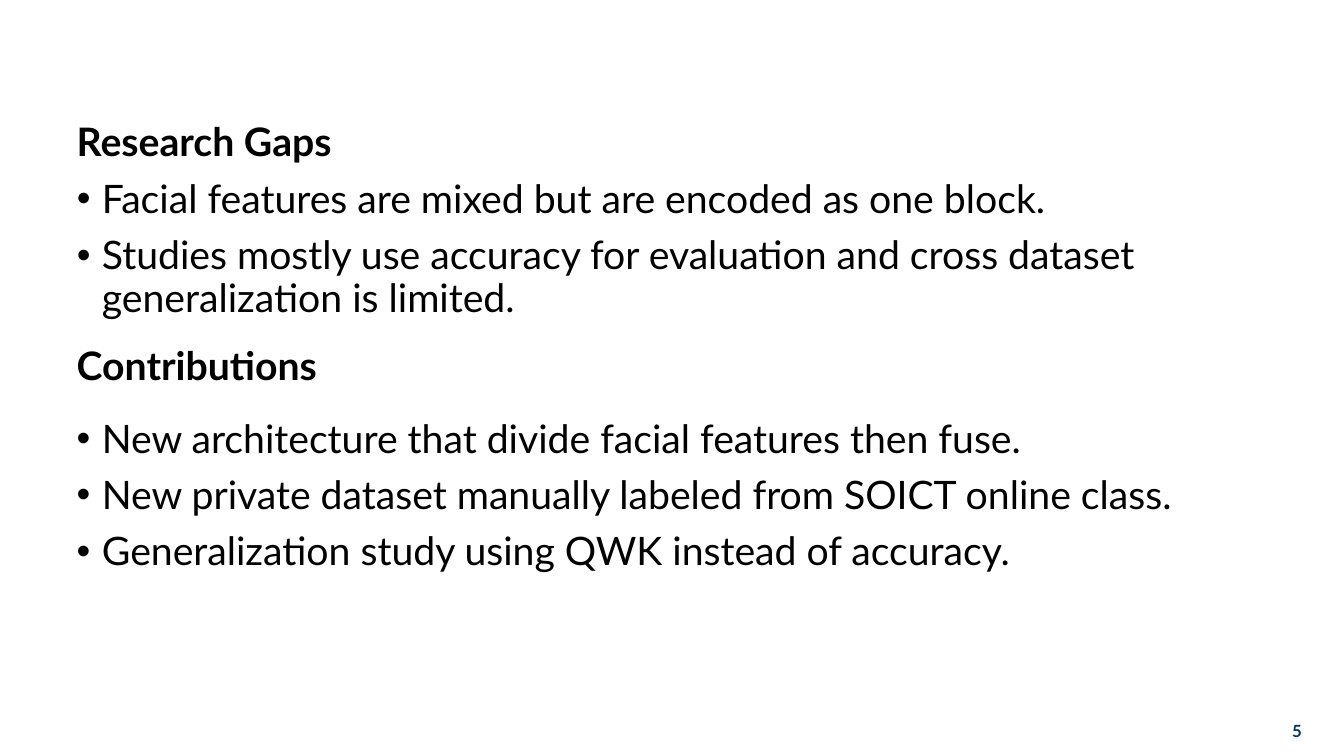
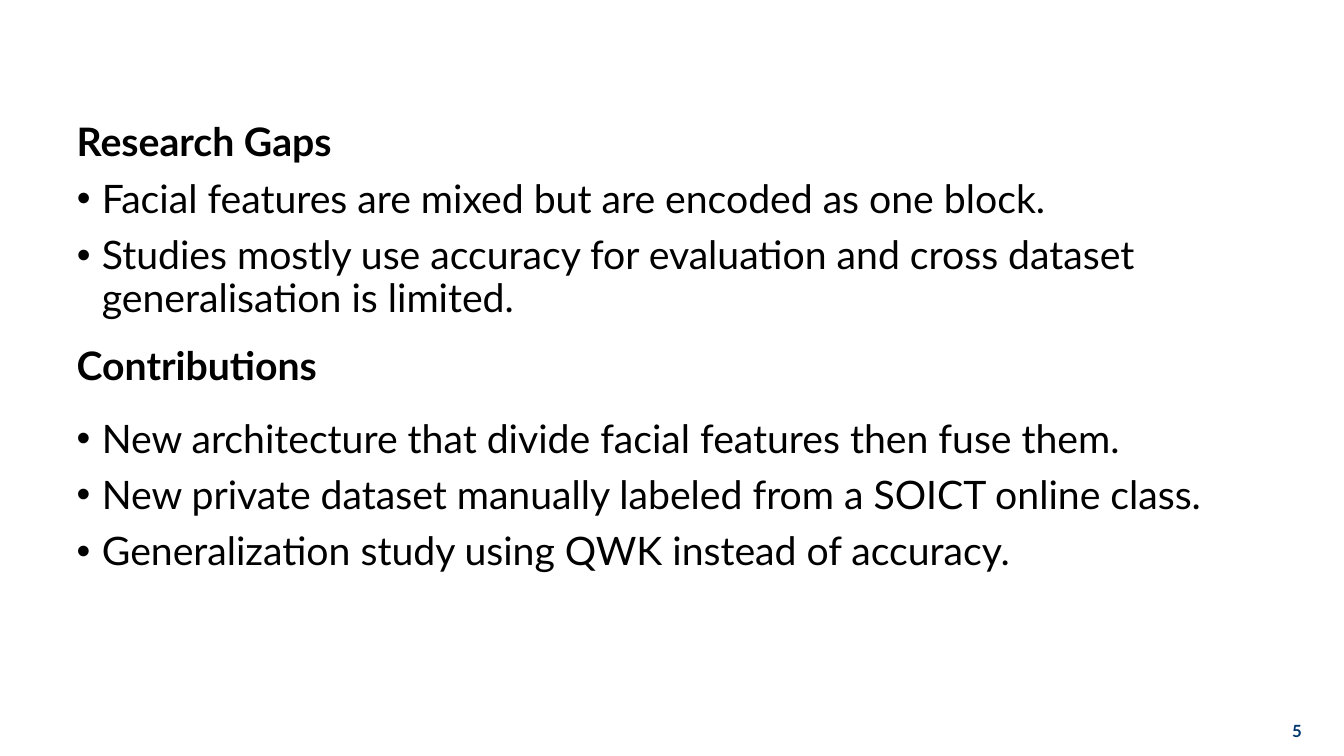
Before and after one commit to hoa2004st/CNN-in-CMOSE, a slide deck: slide 5 of documents/presentation/thesis.pptx. Drawn at 1344x756 pixels with LibreOffice and Linux fonts; fonts in the diff are those of the drawing; background and template pictures are left out. Boxes give left, top, right and bottom in pixels: in the first picture for what was removed or moved away, otherwise in the second. Text is boxed around its words. In the diff, an @@ line names an element or a change of style, - is before the commit and + after.

```diff
--- a/documents/presentation/thesis.pptx
+++ b/documents/presentation/thesis.pptx
@@ text at [102,240,1134,319]: text changed @@
-• Studies mostly use accuracy for evaluation and cross dataset generalization is limited.
+• Studies mostly use accuracy for evaluation and cross dataset generalisation is limited.
@@ text at [102,424,1201,516]: text changed @@
-• New architecture that divide facial features then fuse.
-• New private dataset manually labeled from SOICT online class.
+• New architecture that divide facial features then fuse them.
+• New private dataset manually labeled from a SOICT online class.
```
Also in this commit, not shown: 10 other slides changed, 6 slides added, 2 slides removed, 2 other files.
